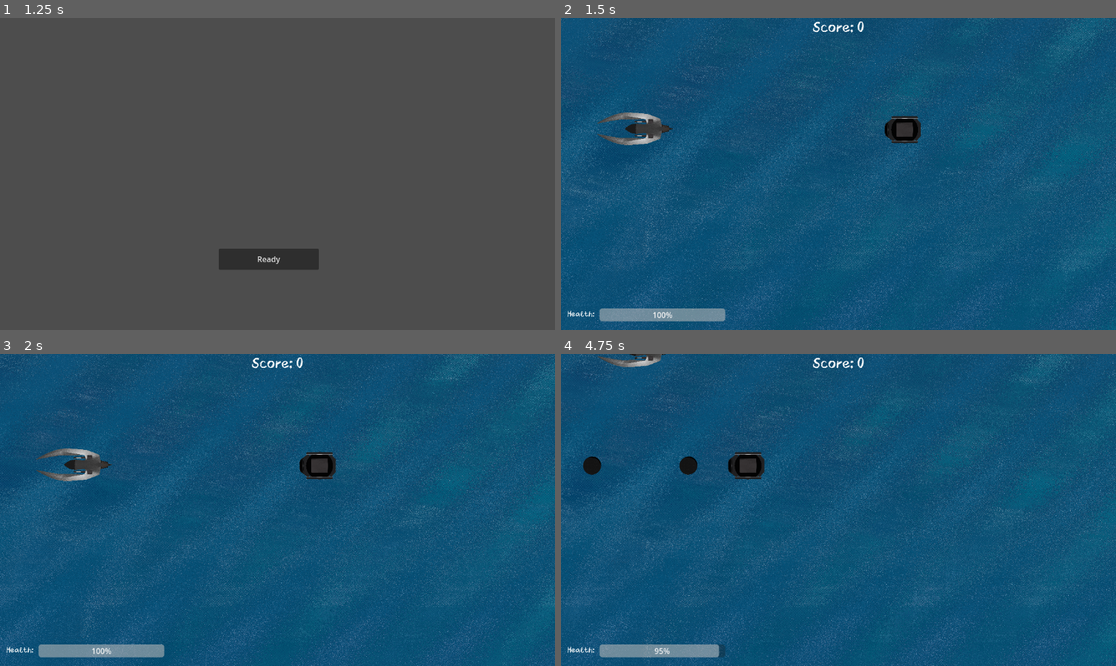
Above: before the commit, frames 1-4 (two rows, left to right).
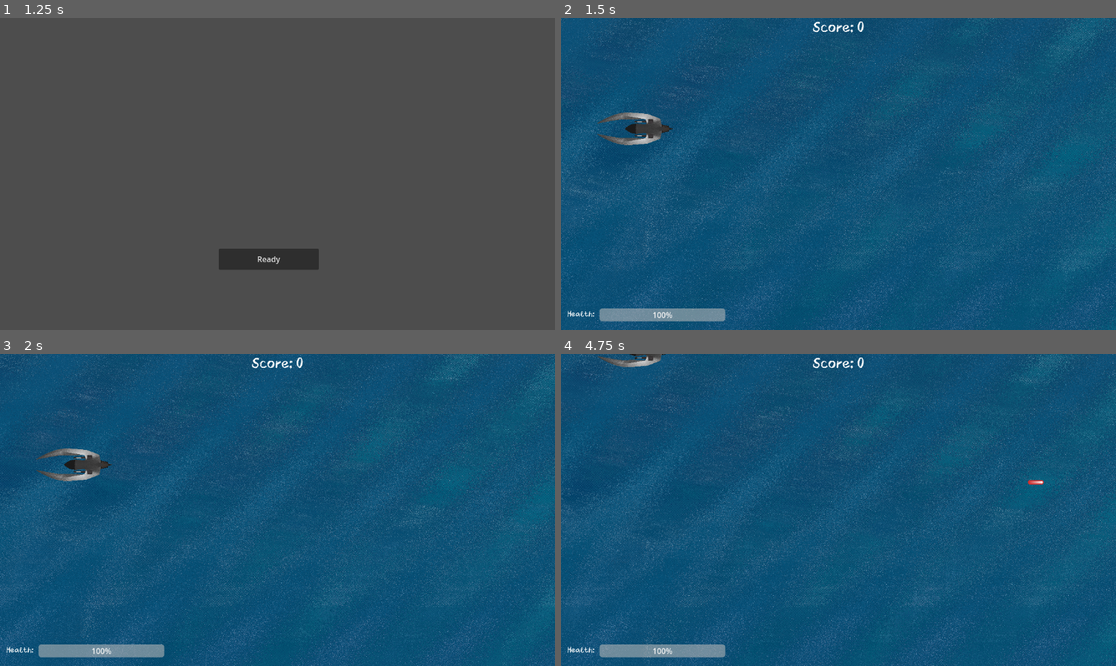
Above: after the commit, the same moments.

Repository: Winnie-Udel/father-where-are-you
Game: Godot game, scene res://scenes/main_menu.tscn
Two runs of this game, one before a commit and one after it. Both use one fixed random seed, a clock stepped at 60 frames per second and the inputs below.
Inputs:
- Up to frame 1 (1.25 s): click "Play" at 0.5 s
- Up to frame 2 (1.5 s): click "Ready" at 1.25 s
- Up to frame 3 (2 s): no input
- Up to frame 4 (4.75 s): hold Up (move_up) 2.03-2.78 s; tap Space (attack) every 0.75 s from 2.1 to 4.35 s; hold Down (move_down) 2.78-3.53 s; hold Up (move_up) from 3.53 s (still down)

Frame 1 is identical in both runs. In frame 2, 0.5% of the frame differs, in the area x 58-65%, y 31-41%; in frame 3, 0.5%; in frame 4, 1.0%, in the area x 4-87%, y 31-98%.

Commit message:
Boss attacks, added boss health bar

Diff:
--- a/scenes/boss_enemy.tscn
+++ b/scenes/boss_enemy.tscn
@@ -1,13 +1,16 @@
-[gd_scene load_steps=4 format=3 uid="uid://be37asjetn3au"]
+[gd_scene load_steps=6 format=3 uid="uid://be37asjetn3au"]
 
 [ext_resource type="PackedScene" uid="uid://ccv0e3ldy050e" path="res://scenes/enemy.tscn" id="1_ubyi3"]
 [ext_resource type="Script" path="res://scripts/boss_enemy.gd" id="2_b817q"]
+[ext_resource type="PackedScene" uid="uid://dhqkgacclyx3v" path="res://scenes/enemy_laser.tscn" id="3_cojea"]
+[ext_resource type="PackedScene" uid="uid://c8jlx6e2g8xwq" path="res://scenes/bomb.tscn" id="4_fpasy"]
 
 [sub_resource type="CircleShape2D" id="CircleShape2D_fqrcs"]
 radius = 120.503
 
 [node name="BossEnemy" instance=ExtResource("1_ubyi3")]
 script = ExtResource("2_b817q")
+attacks = Array[PackedScene]([ExtResource("3_cojea"), ExtResource("4_fpasy")])
 health = 50
 
 [node name="Sprite2D" parent="." index="0"]
@@ -20,3 +23,18 @@
 [node name="VisibleOnScreenNotifier2D" parent="." index="2"]
 position = Vector2(11, 4.5)
 scale = Vector2(11.4, 9.15)
+
+[node name="FirstPosition" type="Node2D" parent="MuzzlePositions" index="0"]
+position = Vector2(-88, 78)
+
+[node name="SecondPosition" type="Node2D" parent="MuzzlePositions" index="1"]
+position = Vector2(-104, 0)
+
+[node name="ThirdPosition" type="Node2D" parent="MuzzlePositions" index="2"]
+position = Vector2(-86, -82)
+
+[node name="ShotTimer" type="Timer" parent="." index="4"]
+wait_time = 4.0
+autostart = true
+
+[connection signal="timeout" from="ShotTimer" to="." method="_on_shot_timer_timeout"]
--- a/scenes/instruction.tscn
+++ b/scenes/instruction.tscn
@@ -1,6 +1,6 @@
 [gd_scene load_steps=2 format=3 uid="uid://kjb6s0s3r5wk"]
 
-[ext_resource type="Script" path="res://instruction.gd" id="1_8ayru"]
+[ext_resource type="Script" path="res://scripts/instruction.gd" id="1_8ayru"]
 
 [node name="Instruction" type="Node"]
 script = ExtResource("1_8ayru")
--- a/scenes/main.tscn
+++ b/scenes/main.tscn
@@ -33,7 +33,7 @@
 autostart = true
 
 [node name="BossTimer" type="Timer" parent="."]
-wait_time = 10.0
+wait_time = 5.0
 one_shot = true
 autostart = true
 
@@ -63,8 +63,13 @@
 offset_bottom = 630.0
 step = 1.0
 
-[node name="Bomber" parent="." instance=ExtResource("4_a40u0")]
-position = Vector2(730, 232)
+[node name="BossHealthBar" type="ProgressBar" parent="."]
+offset_left = 856.0
+offset_top = 595.0
+offset_right = 1130.0
+offset_bottom = 622.0
+max_value = 50.0
+step = 1.0
 
 [connection signal="timeout" from="EnemyTimer" to="." method="_on_enemy_timer_timeout"]
 [connection signal="timeout" from="BossTimer" to="." method="_on_boss_timer_timeout"]
--- a/scenes/main_menu.tscn
+++ b/scenes/main_menu.tscn
@@ -1,6 +1,7 @@
-[gd_scene load_steps=2 format=3 uid="uid://deoxmwbxqvivv"]
+[gd_scene load_steps=3 format=3 uid="uid://deoxmwbxqvivv"]
 
 [ext_resource type="Script" path="res://scripts/main_menu.gd" id="1_afjbn"]
+[ext_resource type="AudioStream" uid="uid://bnsl72tedse41" path="res://audio/sound effect/Menu Selection Click.wav" id="2_aykil"]
 
 [node name="MainMenu" type="Node"]
 script = ExtResource("1_afjbn")
@@ -12,4 +13,7 @@
 offset_bottom = 505.0
 text = "Play"
 
+[node name="Click" type="AudioStreamPlayer" parent="."]
+stream = ExtResource("2_aykil")
+
 [connection signal="pressed" from="Play" to="." method="_on_play_pressed"]
--- a/scripts/boss_enemy.gd
+++ b/scripts/boss_enemy.gd
@@ -1,6 +1,27 @@
 extends Enemy
+
+@export var attacks: Array[PackedScene] = []
+@onready var boss_health_bar = get_parent().get_node("BossHealthBar")
+
+func _ready():
+	boss_health_bar.max_value = 50
+
+func _process(_delta):
+	set_health_bar()
 
 func _physics_process(delta):
 	position.x += -speed * delta
 	if position.x <= 750:
 		position.x = 750
+
+func shoot():
+	for child in muzzle_positions.get_children():
+		var attack = attacks.pick_random().instantiate()
+		attack.global_position = child.global_position
+		get_tree().current_scene.add_child(attack)
+
+func _on_shot_timer_timeout():
+	shoot()
+
+func set_health_bar():
+	boss_health_bar.value = health
--- a/scripts/main.gd
+++ b/scripts/main.gd
@@ -6,6 +6,7 @@
 @onready var laser_container = $LaserContainer
 @onready var enemy_container = $EnemyContainer
 @onready var hud = $UI/HUB
+@onready var boss_health_bar = $BossHealthBar
 
 var score = 0
 var boss_enemy_scene = preload("res://scenes/boss_enemy.tscn")
@@ -13,6 +14,7 @@
 # Called when the node enters the scene tree for the first time.
 func _ready():
 	player.laser_shot.connect(_on_player_laser_shot)
+	boss_health_bar.hide()
 
 func _on_player_laser_shot(laser_scene, location):
 	var laser = laser_scene.instantiate()
@@ -35,7 +37,8 @@
 	get_tree().change_scene_to_file("res://scenes/win.tscn")
 
 func _on_boss_timer_timeout():
+	boss_health_bar.show()
 	var boss = boss_enemy_scene.instantiate()
 	boss.global_position = Vector2(1200, 300)
 	boss.killed.connect(_on_boss_killed)
-	enemy_container.add_child(boss)
+	add_child(boss)
--- a/scripts/main_menu.gd
+++ b/scripts/main_menu.gd
@@ -1,4 +1,7 @@
 extends Node
 
+@onready var click_sound = $Click
+
 func _on_play_pressed():
+	click_sound.play()
 	get_tree().change_scene_to_file("res://scenes/instruction.tscn")
--- a/scripts/player.gd
+++ b/scripts/player.gd
@@ -41,7 +41,6 @@
 	laser_shot.emit(laser_scene, muzzle.global_position)
 
 func damage(amount):
-	print("health is " + str(health))
 	health -= amount
 	if health <= 0:
 		# Player dies
Not shown, added: audio/sound effect/Menu Selection Click.wav.import
Renamed: instruction.gd -> scripts/instruction.gd
Not shown, added: audio/sound effect/Menu Selection Click.wav
